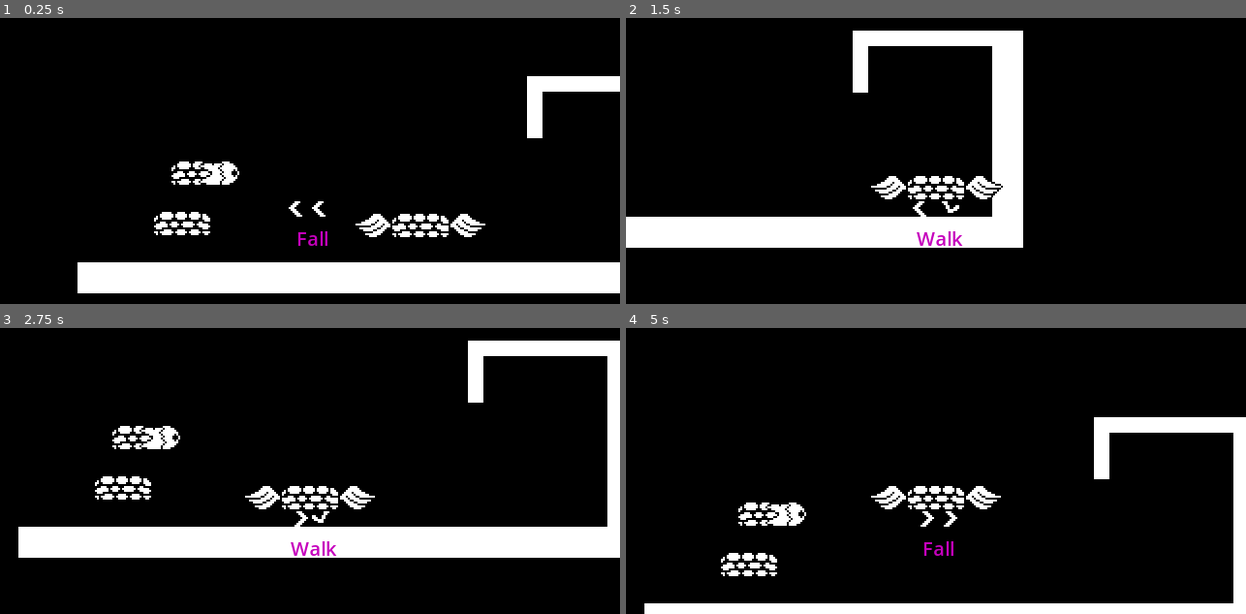
Above: before the commit, frames 1-4 (two rows, left to right).
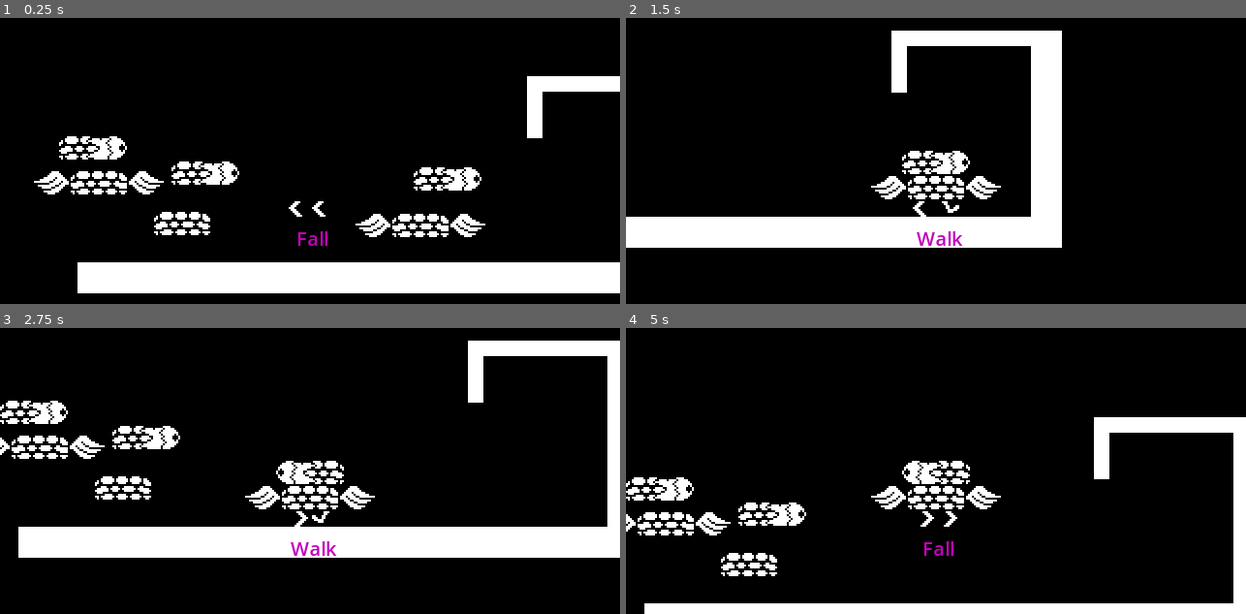
Above: after the commit, the same moments.

Repository: EricElMagenta/TowerSquared
Game: Godot game, scene res://world/world_test.tscn
The game is run twice, just before and just after one commit, with the same random seed, the same clock (stepped at 60 frames per second) and the same inputs.
Inputs (mouse positions are in pixels of both pictures, inside the frame that each line leads up to):
- Up to frame 1 (0.25 s): no input
- Up to frame 2 (1.5 s): move the mouse to (1072, 112) at 0.52 s; hold D (right) from 0.53 s (still down); click (1072, 112) at 0.6 s; tap Space (jump) at 0.77 s; move the mouse to (812, 146) at 1.27 s; click (812, 146) at 1.35 s
- Up to frame 3 (2.75 s): tap Space (jump) at 1.52 s; move the mouse to (372, 362) at 2.02 s; release D (right) at 2.03 s; hold A (left) from 2.03 s (still down); click (372, 362) at 2.1 s
- Up to frame 4 (5 s): move the mouse to (905, 508) at 2.77 s; release A (left) at 2.78 s; hold D (right) 2.78-4.28 s; click (905, 508) at 2.85 s; tap Space (jump) at 3.02, 3.77, 4.52 s; move the mouse to (1122, 491) at 3.52 s; click (1122, 491) at 3.6 s; move the mouse to (750, 388) at 4.27 s; hold A (left) from 4.28 s (still down); click (750, 388) at 4.35 s

The runs differ from the first frame. In frame 1, 2.0% of the frame differs, in the area x 5-78%, y 41-62%; in frame 2, 8.6%, in the area x 36-71%, y 4-81%; in frame 3, 1.8%; in frame 4, 1.8%.

Commit message:
Implementado el lanzar bolas de fuego desde los pisos de ojo, aunque todavía no tienen ninguna función al chocar con algo

Diff:
--- a/entities/player/floors/player_eye_floor.gd
+++ b/entities/player/floors/player_eye_floor.gd
@@ -1,6 +1,10 @@
 extends Floor
 
 @onready var sprite_2d = $Sprite2D
+
+@export var fireball:PackedScene
+
+var can_shoot = true
 
 func _ready():
 	player.change_direction.connect(change_direction)
@@ -10,4 +14,15 @@
 	sprite_2d.flip_h = (player.input_vector.x < 0)
 
 func shoot_fireball():
-	print("PEW!!")
+	var fireball_instance = fireball.instantiate()
+	fireball_instance.dir = player.dir
+
+	if fireball_instance.dir == 1: fireball_instance.spawm_pos = global_position + Vector2(25, 0)
+	elif fireball_instance.dir == -1: fireball_instance.spawm_pos = global_position + Vector2(-25, 0)
+
+	if can_shoot:
+		get_tree().root.add_child(fireball_instance)
+		can_shoot = false
+
+func _on_reload_timer_timeout():
+	can_shoot = true
--- a/entities/player/floors/player_eye_floor.tscn
+++ b/entities/player/floors/player_eye_floor.tscn
@@ -1,7 +1,8 @@
-[gd_scene load_steps=4 format=3 uid="uid://dkx4mfae7w2of"]
+[gd_scene load_steps=5 format=3 uid="uid://dkx4mfae7w2of"]
 
 [ext_resource type="Script" path="res://entities/player/floors/player_eye_floor.gd" id="1_6eear"]
 [ext_resource type="Texture2D" uid="uid://um6cosyclgxv" path="res://assets/power-ups/eye_floor.png" id="2_4ad1j"]
+[ext_resource type="PackedScene" uid="uid://chtrtbioa33u2" path="res://entities/projectiles/fire_ball.tscn" id="2_4frmf"]
 
 [sub_resource type="RectangleShape2D" id="RectangleShape2D_utagd"]
 size = Vector2(31, 12)
@@ -10,6 +11,7 @@
 collision_layer = 2
 collision_mask = 5
 script = ExtResource("1_6eear")
+fireball = ExtResource("2_4frmf")
 
 [node name="Sprite2D" type="Sprite2D" parent="."]
 texture = ExtResource("2_4ad1j")
@@ -17,3 +19,9 @@
 [node name="CollisionShape2D" type="CollisionShape2D" parent="."]
 position = Vector2(-2.5, 0)
 shape = SubResource("RectangleShape2D_utagd")
+
+[node name="ReloadTimer" type="Timer" parent="."]
+wait_time = 0.5
+autostart = true
+
+[connection signal="timeout" from="ReloadTimer" to="." method="_on_reload_timer_timeout"]
--- a/entities/player/player.gd
+++ b/entities/player/player.gd
@@ -24,6 +24,7 @@
 var max_air_jumps = 0 # Saltar en el aire
 var remaining_air_jumps = 0 # Saltos en el aire restantes
 var has_eyes = false
+var dir = 1
 
 func _ready():
 	# Se instancia la máquina de estados con el jugador
@@ -38,7 +39,15 @@
 ##################################### FUNCIONES AUXILIARES ###############################
 # OBTENER DIRECCIÓN
 func get_direction() -> Vector2:
+
+	# Obtener los inputs para moverse izquierda o derecha
 	input_vector.x = Input.get_action_strength(actions.right) - Input.get_action_strength(actions.left)
+
+	# Actualiza la dirección en la que mira el jugador
+	if input_vector.x != 0:
+		if input_vector.x == 1: dir = 1
+		elif input_vector.x == -1: dir = -1
+
 	return input_vector.normalized()
 
 # MOVERSE
--- /dev/null
+++ b/entities/projectiles/fire_ball.gd
@@ -0,0 +1,26 @@
+extends CharacterBody2D
+
+@export var speed = 400.0
+
+var dir:int
+var spawm_pos:Vector2
+
+# Spawnea en las coordenadas introducidas
+func _ready():
+	global_position = spawm_pos
+
+# Viaja hasta chocar con algo, entonces desaparece
+func _physics_process(delta):
+	velocity = Vector2(speed * dir, 0)
+	move_and_slide()
+
+	# Detectar paredes
+	if is_on_wall(): collision_detected()
+
+# Desaparece si se acaba el Timer
+func _on_timer_timeout():
+	queue_free()
+
+# Desaparece si choca con algo
+func collision_detected():
+	queue_free()
--- /dev/null
+++ b/entities/projectiles/fire_ball.tscn
@@ -0,0 +1,36 @@
+[gd_scene load_steps=5 format=3 uid="uid://chtrtbioa33u2"]
+
+[ext_resource type="Script" path="res://entities/projectiles/fire_ball.gd" id="1_squrk"]
+[ext_resource type="Texture2D" uid="uid://d0u8vpo05faxu" path="res://assets/projectiles/fireball.png" id="2_08ybo"]
+
+[sub_resource type="SpriteFrames" id="SpriteFrames_3vkhu"]
+animations = [{
+"frames": [{
+"duration": 1.0,
+"texture": ExtResource("2_08ybo")
+}],
+"loop": true,
+"name": &"fireball",
+"speed": 5.0
+}]
+
+[sub_resource type="RectangleShape2D" id="RectangleShape2D_waflc"]
+size = Vector2(14, 14)
+
+[node name="FireBall" type="CharacterBody2D"]
+collision_layer = 16
+collision_mask = 5
+script = ExtResource("1_squrk")
+
+[node name="AnimatedSprite2D" type="AnimatedSprite2D" parent="."]
+sprite_frames = SubResource("SpriteFrames_3vkhu")
+animation = &"fireball"
+
+[node name="CollisionShape2D" type="CollisionShape2D" parent="."]
+shape = SubResource("RectangleShape2D_waflc")
+
+[node name="FireballTimer" type="Timer" parent="."]
+wait_time = 0.5
+autostart = true
+
+[connection signal="timeout" from="FireballTimer" to="." method="_on_timer_timeout"]
--- a/project.godot
+++ b/project.godot
@@ -78,6 +78,7 @@
 2d_physics/layer_2="Player"
 2d_physics/layer_3="Enemies"
 2d_physics/layer_4="PowerUps"
+2d_physics/layer_5="Projectiles"
 
 [rendering]
 
--- a/world/world_test.tscn
+++ b/world/world_test.tscn
@@ -39,3 +39,12 @@
 
 [node name="FloorEyeItem" parent="." instance=ExtResource("5_t8t8g")]
 position = Vector2(66, 98)
+
+[node name="FloorEyeItem2" parent="." instance=ExtResource("5_t8t8g")]
+position = Vector2(191, 101)
+
+[node name="FloorWingedItem" parent="." instance=ExtResource("4_4exn3")]
+position = Vector2(11, 103)
+
+[node name="FloorEyeItem3" parent="." instance=ExtResource("5_t8t8g")]
+position = Vector2(8, 85)
